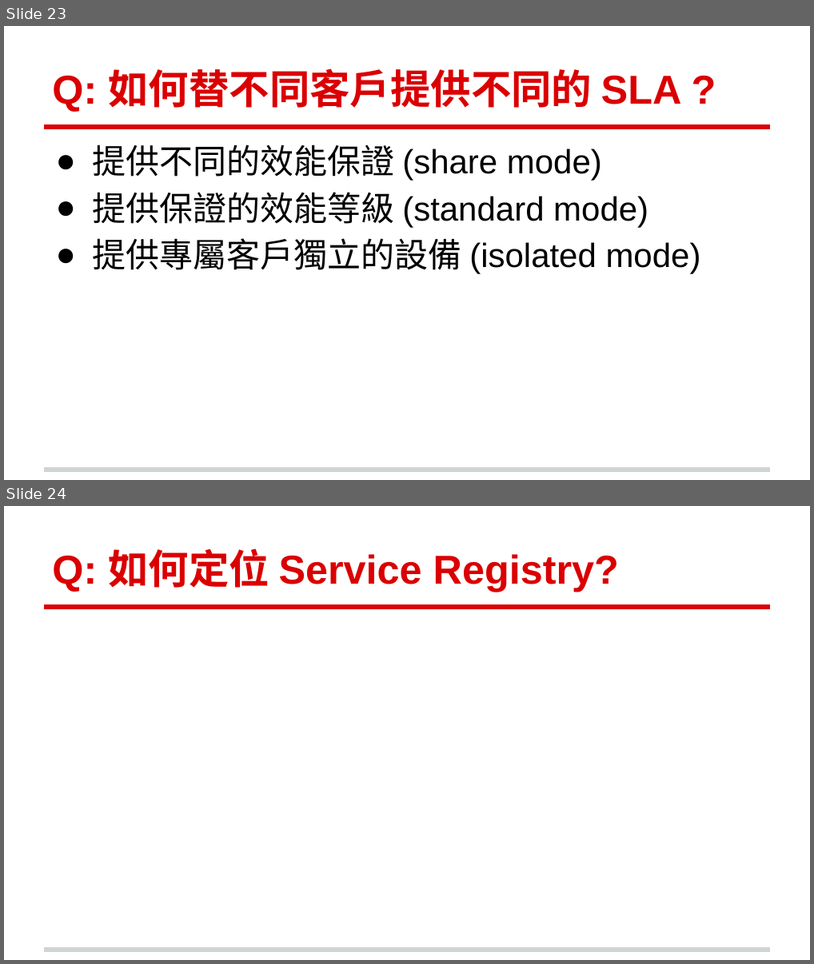
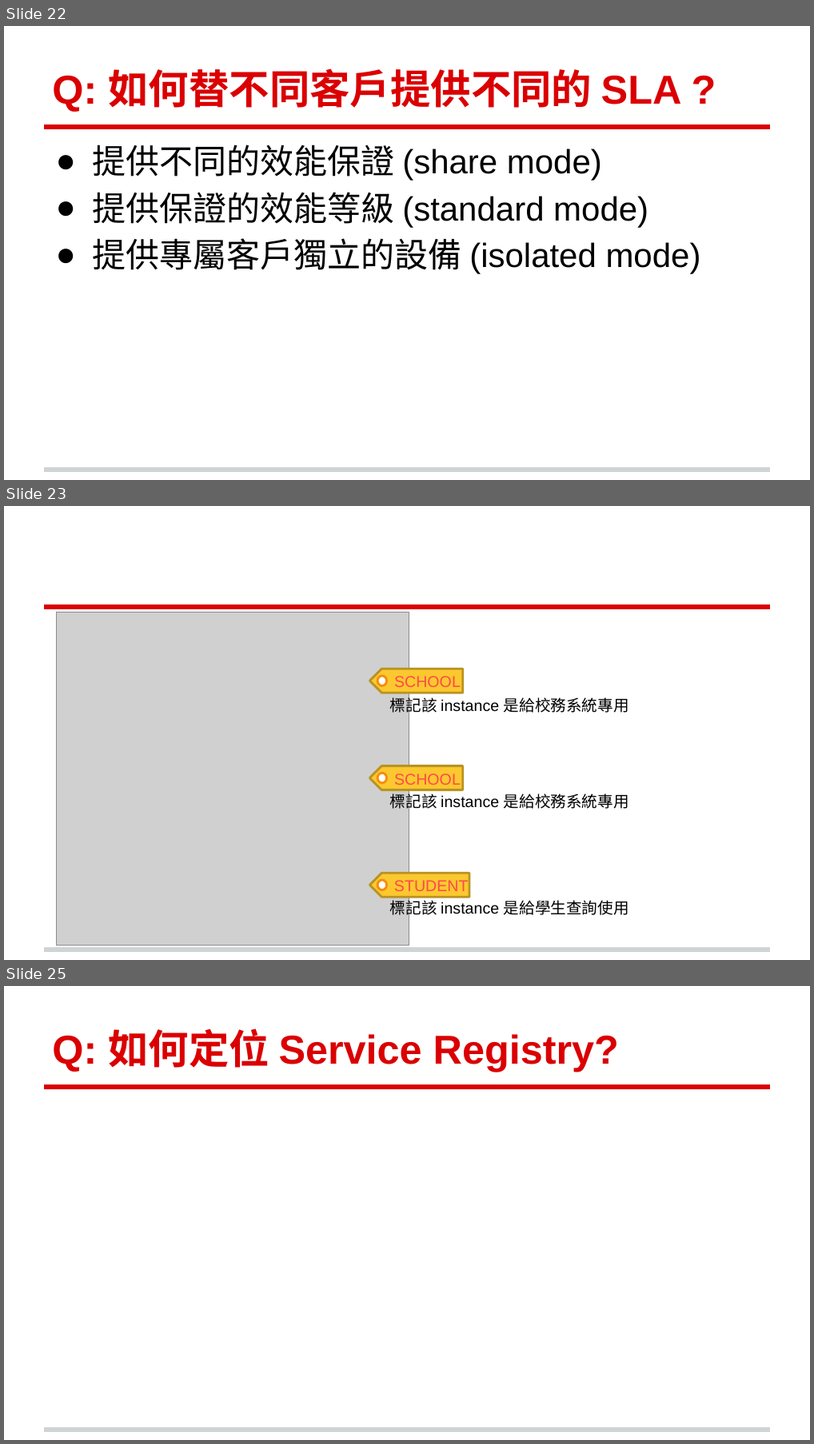
Before and after one commit to andrew0928/Meetup, a slide deck: 20180911.DevOpsDaysTaipei2018/Andrew-ServiceDiscovery (簡報).pptx. Shown one above the other, each under a label of ours: slides 23 and 24 before the commit, slides 22, 23 and 25 after it; the slides between them are not shown. The pictures are 814x964 and 814x1444 pixels, drawn with LibreOffice and Linux fonts; fonts in the diff are those of the drawing; grey boxes stand for pictures; background and template pictures are left out. Boxes give left, top, right and bottom in pixels: in the first picture for what was removed or moved away, otherwise in the second. Text is boxed around its words. In the diff, an @@ line names an element or a change of style, - is before the commit and + after.

```diff
--- a/20180911.DevOpsDaysTaipei2018/Andrew-ServiceDiscovery (簡報).pptx
+++ b/20180911.DevOpsDaysTaipei2018/Andrew-ServiceDiscovery (簡報).pptx
@@ slide 23 added at <box>4,506,810,960</box>, background #FFFFFF; not listed: 2 template elements that a slide beside it also shows @@
@@ picture added at <box>57,612,409,944</box> @@
@@ pentagon arrow added at <box>370,669,463,693</box>, fill #FBC82F, outline #BA9423 2 pt @@
@@ ellipse added at <box>378,676,386,686</box>, fill #FFFFFF, outline #F68D0C 2 pt @@
@@ text added at <box>390,694,630,715</box>, 14 pt, text #000000 @@
+標記該 instance 是給校務系統專用
@@ text added at <box>394,676,461,687</box>, 14 pt, text #FD4A4A @@
+SCHOOL
@@ pentagon arrow added at <box>370,766,463,790</box>, fill #FBC82F, outline #BA9423 2 pt @@
@@ ellipse added at <box>378,773,386,784</box>, fill #FFFFFF, outline #F68D0C 2 pt @@
@@ text added at <box>390,791,630,812</box>, 14 pt, text #000000 @@
+標記該 instance 是給校務系統專用
@@ text added at <box>394,773,461,784</box>, 14 pt, text #FD4A4A @@
+SCHOOL
@@ pentagon arrow added at <box>370,873,470,897</box>, fill #FBC82F, outline #BA9423 2 pt @@
@@ ellipse added at <box>378,880,386,890</box>, fill #FFFFFF, outline #F68D0C 2 pt @@
@@ text added at <box>394,880,469,891</box>, 14 pt, text #FD4A4A @@
+STUDENT
@@ text added at <box>390,896,630,917</box>, 14 pt, text #000000 @@
+標記該 instance 是給學生查詢使用
@@ what was slide 23 is now slide 22 @@
@@ what was slide 24 is now slide 25 @@
```
Also in this commit, not shown: 3 slides changed, 5 other slides added, 3 slides removed.
